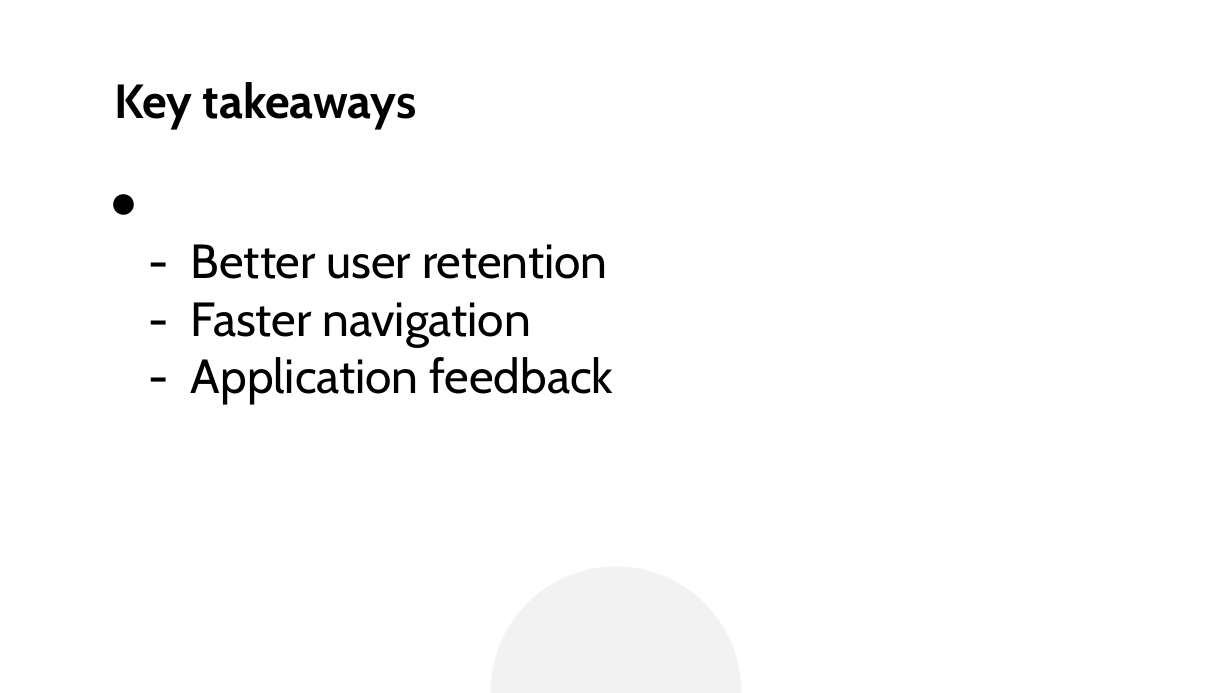
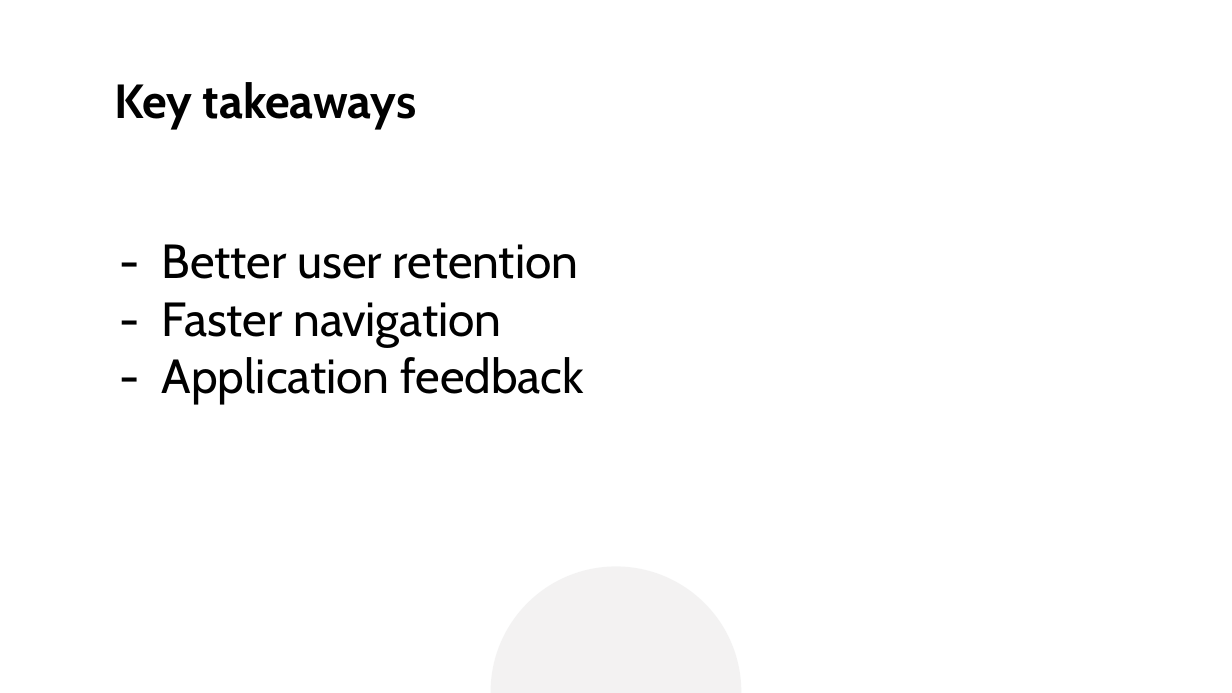
Before and after one commit to val-mon/hackvs, a slide deck: slide 4 of pitch.pptx (slide 5 before the commit). Drawn at 1232x693 pixels with LibreOffice and Linux fonts; fonts in the diff are those of the drawing. Boxes give left, top, right and bottom in pixels: in the first picture for what was removed or moved away, otherwise in the second. Text is boxed around its words. In the diff, an @@ line names an element or a change of style, - is before the commit and + after.

```diff
--- a/pitch.pptx
+++ b/pitch.pptx
@@ text "- Better user retention - ..." at [162, 244, 584, 404]: bullet ● to none @@
```
Also in this commit, not shown: 2 other slides changed, 1 slide removed, 1 other file.
